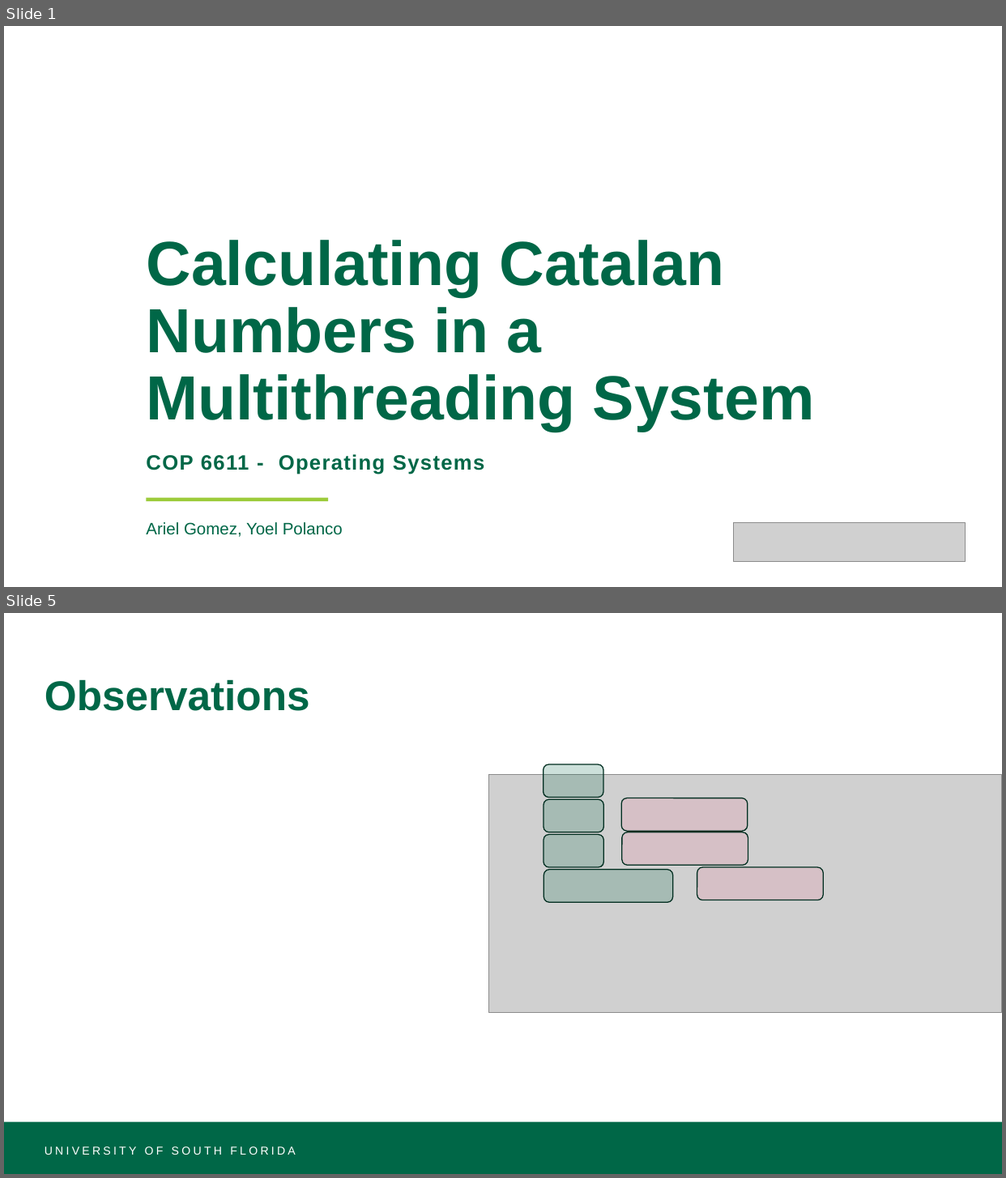
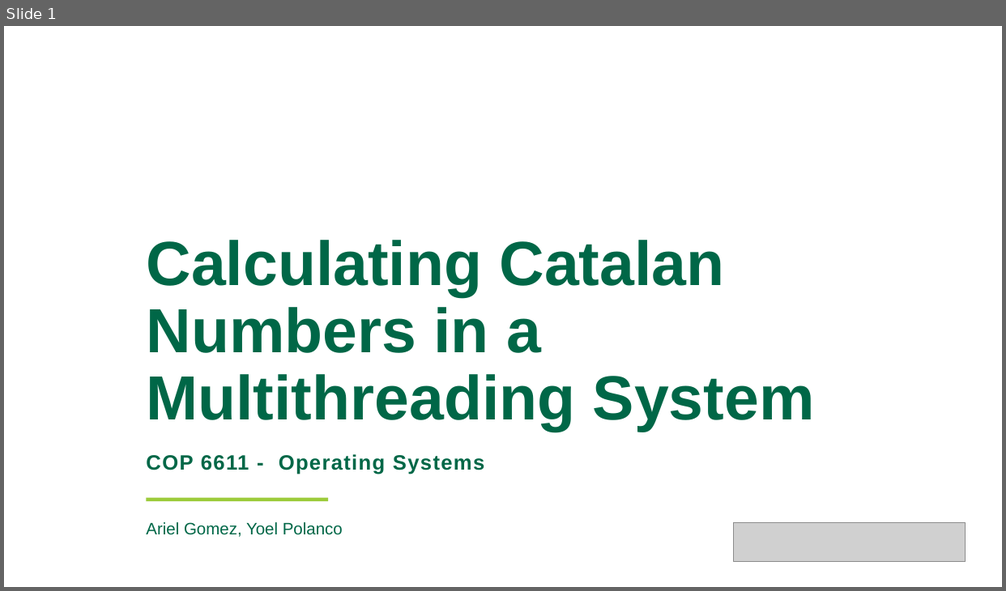
Before and after one commit to KS-AO-HUB/OS-Group-Project, a slide deck: catalan.pptx. Shown one above the other, each under a label of ours: slides 1 and 5 before the commit, slide 1 after it; the slides between them are not shown. The pictures are 1006x1178 and 1006x591 pixels, drawn with LibreOffice and Linux fonts; fonts in the diff are those of the drawing; grey boxes stand for pictures; background and template pictures are left out. Boxes give left, top, right and bottom in pixels: in the first picture for what was removed or moved away, otherwise in the second. Text is boxed around its words. In the diff, an @@ line names an element or a change of style, - is before the commit and + after.

```diff
--- a/catalan.pptx
+++ b/catalan.pptx
@@ slide 5 removed at (x1=4, y1=613, x2=1002, y2=1174), background #FFFFFF @@
@@ title removed at (x1=44, y1=679, x2=310, y2=711) @@
-Observations
@@ picture removed at (x1=489, y1=775, x2=1002, y2=1013) @@
@@ rounded rectangle removed at (x1=543, y1=764, x2=603, y2=797) @@
@@ rounded rectangle removed at (x1=543, y1=799, x2=603, y2=833) @@
@@ rounded rectangle removed at (x1=621, y1=798, x2=748, y2=831) @@
@@ rounded rectangle removed at (x1=543, y1=835, x2=603, y2=867) @@
@@ rounded rectangle removed at (x1=622, y1=833, x2=748, y2=865) @@
@@ rounded rectangle removed at (x1=543, y1=870, x2=672, y2=903) @@
@@ rounded rectangle removed at (x1=697, y1=867, x2=823, y2=901) @@
@@ rectangle removed at (x1=4, y1=1122, x2=1002, y2=1174) @@
@@ text removed at (x1=44, y1=1147, x2=295, y2=1155) @@
-UNIVERSITY OF SOUTH FLORIDA
```
Also in this commit, not shown: 8 slides changed, 4 slides added, 1 other slide removed, 1 other file.
